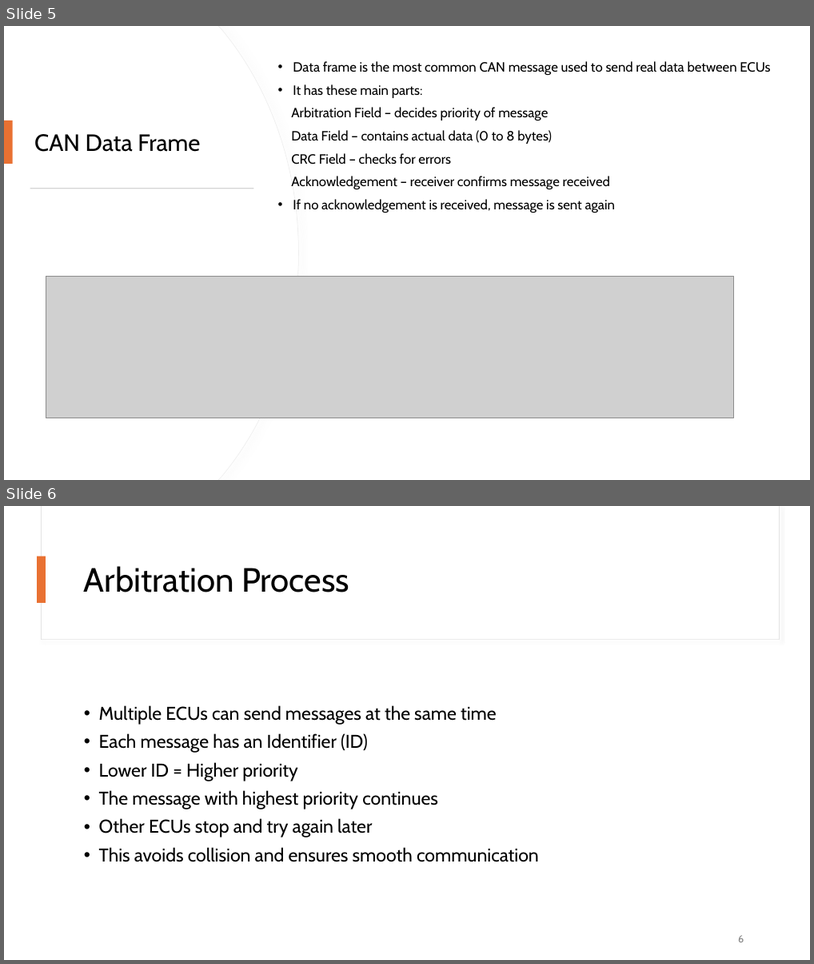
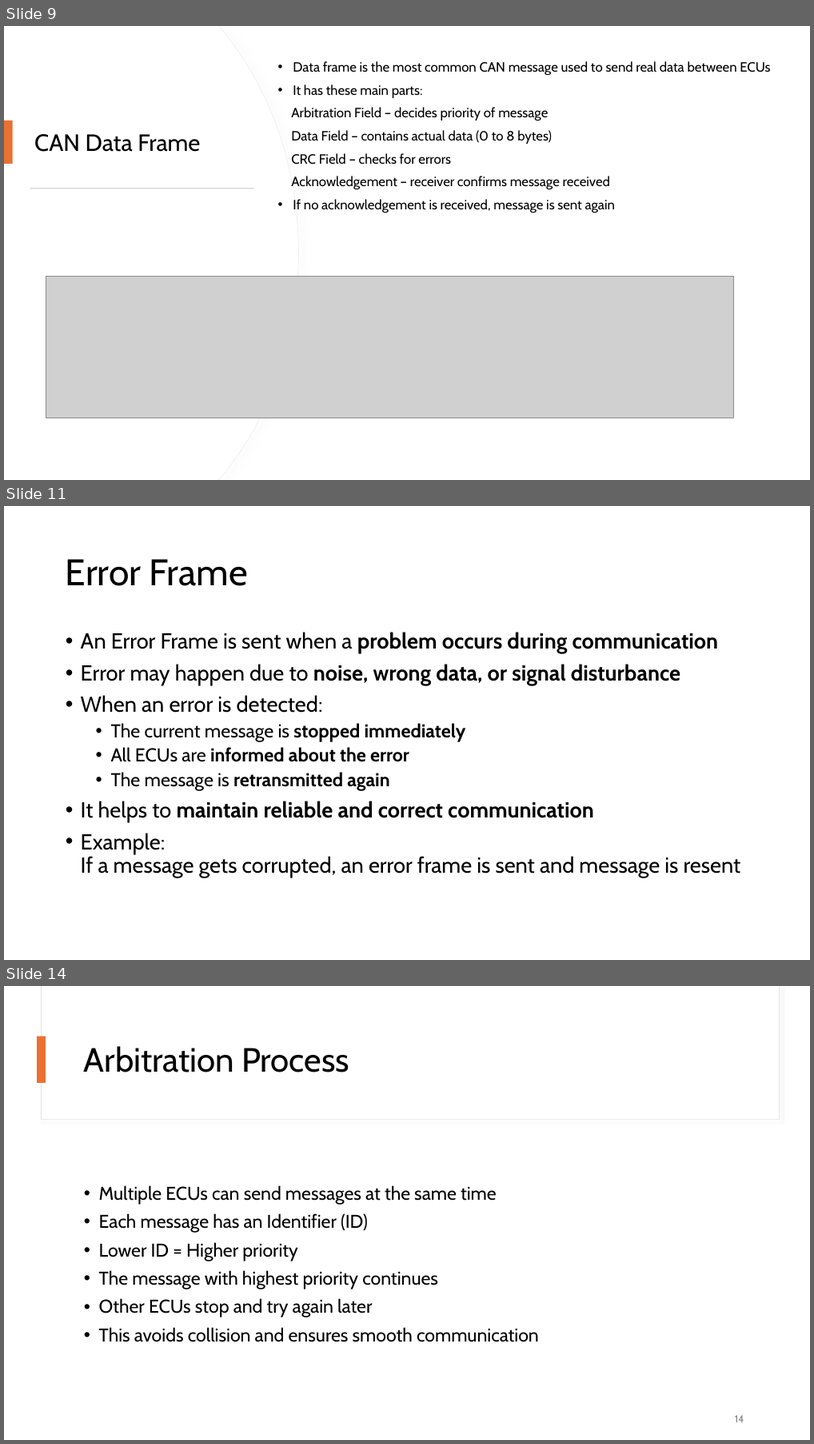
Before and after one commit to monalsutar/PPT, a slide deck: Automotive_Protocols.pptx. Shown one above the other, each under a label of ours: slides 5 and 6 before the commit, slides 9, 11 and 14 after it; the slides between them are not shown. The pictures are 814x964 and 814x1444 pixels, drawn with LibreOffice and Linux fonts; fonts in the diff are those of the drawing; grey boxes stand for pictures. Boxes give left, top, right and bottom in pixels: in the first picture for what was removed or moved away, otherwise in the second. Text is boxed around its words. In the diff, an @@ line names an element or a change of style, - is before the commit and + after.

```diff
--- a/Automotive_Protocols.pptx
+++ b/Automotive_Protocols.pptx
@@ slide 11 added at box(4, 506, 810, 960), background #FFFFFF @@
@@ title added at box(66, 559, 248, 586), 44 pt, text #000000 @@
+Error Frame
@@ text added at box(81, 632, 742, 877), 25.9 pt, text #000000 @@
+• An Error Frame is sent when a problem occurs during communication
+• Error may happen due to noise, wrong data, or signal disturbance
+• When an error is detected:
+  • The current message is stopped immediately
+  • All ECUs are informed about the error
+  • The message is retransmitted again
+• It helps to maintain reliable and correct communication
+• Example:
+  If a message gets corrupted, an error frame is sent and message is resent
@@ what was slide 5 is now slide 9 @@
@@ what was slide 6 is now slide 14 @@
@@ page number at box(735, 1415, 744, 1422): text changed @@
-6
+14
```
Also in this commit, not shown: 4 slides changed, 10 other slides added, 1 other file.
